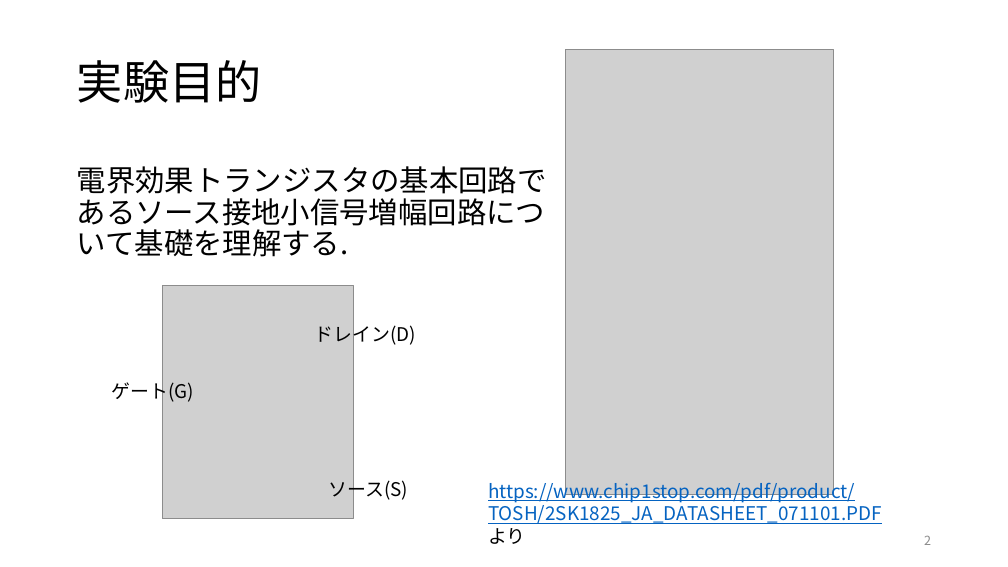
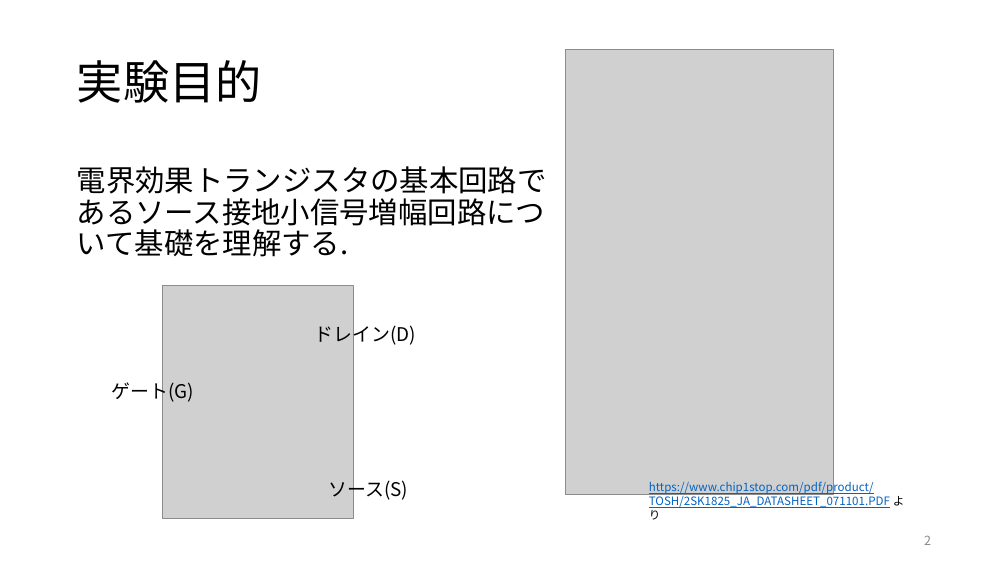
Before and after one commit to yoidea/design_project, a slide deck: slide 2 of design_project1.pptx. Drawn at 1008x567 pixels with LibreOffice and Linux fonts; fonts in the diff are those of the drawing; grey boxes stand for pictures. Boxes give left, top, right and bottom in pixels: in the first picture for what was removed or moved away, otherwise in the second. Text is boxed around its words. In the diff, an @@ line names an element or a change of style, - is before the commit and + after.

```diff
--- a/design_project1.pptx
+++ b/design_project1.pptx
@@ text "https://www.chip1stop.com/pdf/product/TOSH/2SK1825_JA_DATASH ...": place and size @@
-text "https://www.chip1stop.com/pdf/product/TOSH/2SK1825_JA_DATASH ..." at <box>488,478,882,544</box>
+text "https://www.chip1stop.com/pdf/product/TOSH/2SK1825_JA_DATASH ..." at <box>649,479,905,520</box>
@@ text "https://www.chip1stop.com/pdf/product/TOSH/2SK1825_JA_DATASH ..." at <box>649,479,905,520</box>: size 18 to 11 pt @@
```
Also in this commit, not shown: 6 other slides changed.
